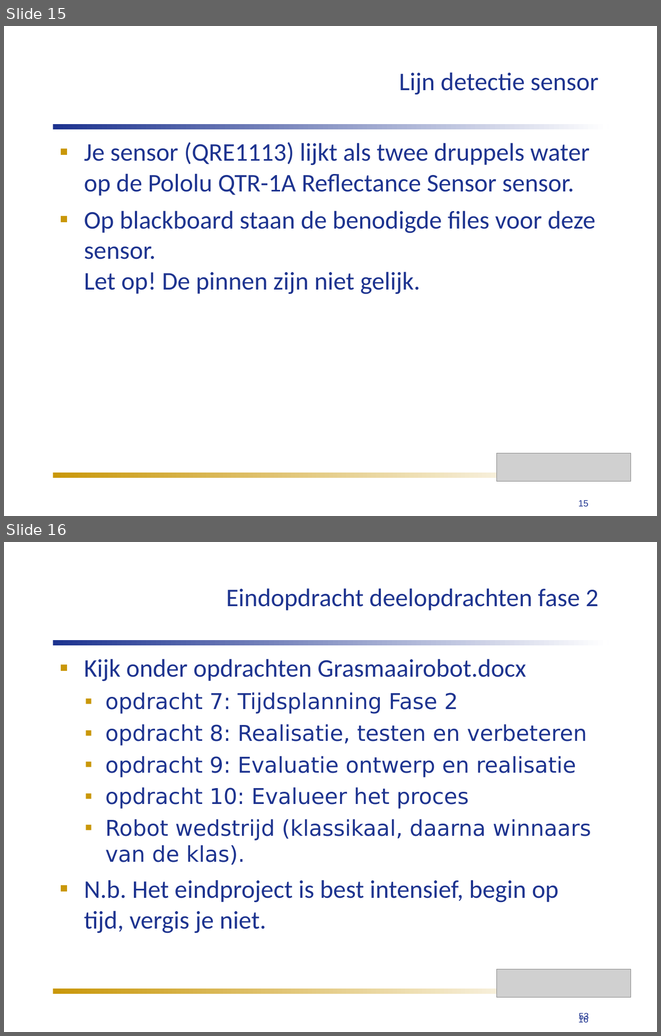
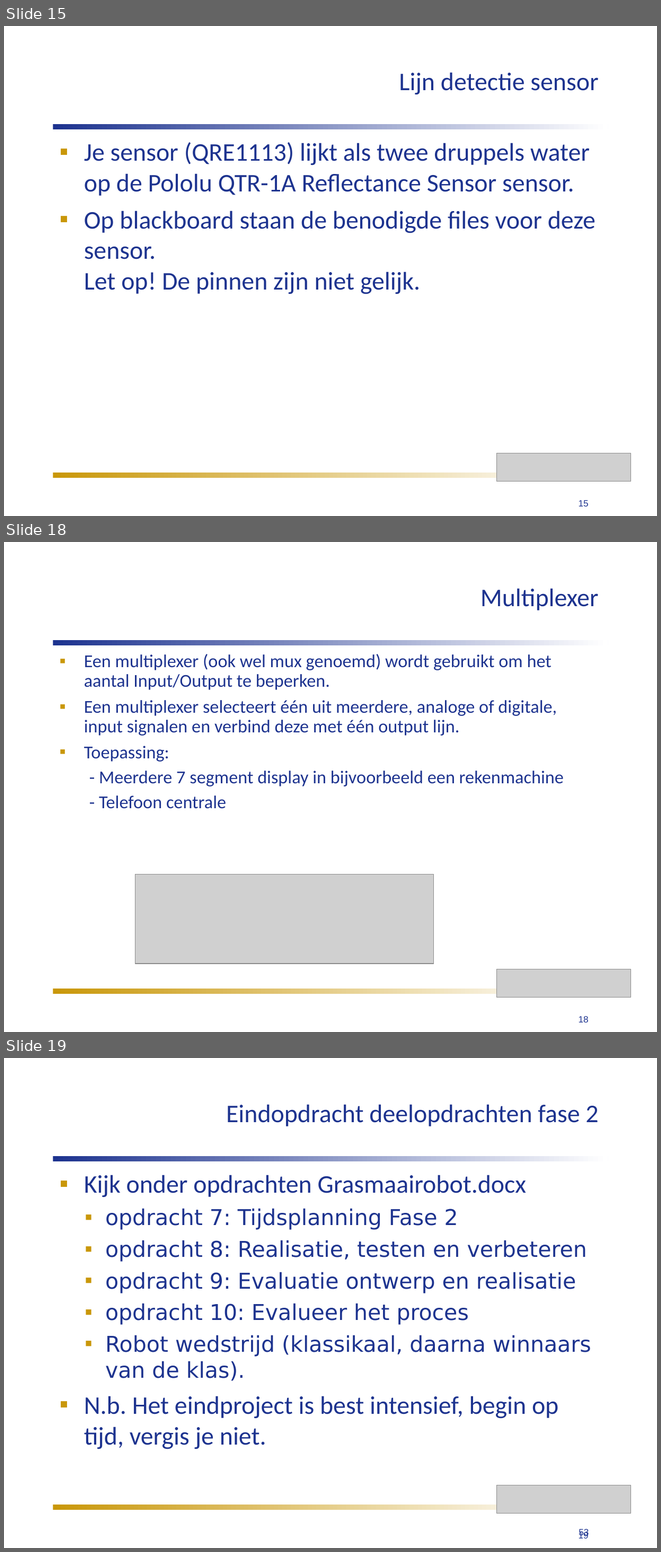
Before and after one commit to humiq/Greendevelopment, a slide deck: trunk/documents/Colleges/ISIROB College 4.ppt. Shown one above the other, each under a label of ours: slides 15 and 16 before the commit, slides 15, 18 and 19 after it; the slides between them are not shown. The pictures are 661x1036 and 661x1552 pixels, drawn with LibreOffice and Linux fonts; fonts in the diff are those of the drawing; grey boxes stand for pictures. Boxes give left, top, right and bottom in pixels: in the first picture for what was removed or moved away, otherwise in the second. Text is boxed around its words. In the diff, an @@ line names an element or a change of style, - is before the commit and + after.

```diff
--- a/trunk/documents/Colleges/ISIROB College 4.ppt
+++ b/trunk/documents/Colleges/ISIROB College 4.ppt
@@ slide 18 added at (4, 542, 657, 1032), background #FFFFFF @@
@@ title added at (480, 588, 599, 610), 28 pt, text #1D338F @@
+Multiplexer
@@ rectangle added at (53, 640, 608, 645), fill gradient #1D338F to #FFFFFF @@
@@ text added at (84, 654, 564, 809), 20 pt, text #1D338F @@
+▪ Een multiplexer (ook wel mux genoemd) wordt gebruikt om het aantal Input/Output te beperken.
+▪ Een multiplexer selecteert één uit meerdere, analoge of digitale, input signalen en verbind deze met één output lijn.
+▪ Toepassing:
+  - Meerdere 7 segment display in bijvoorbeeld een rekenmachine
+  - Telefoon centrale
@@ picture added at (135, 874, 434, 963) @@
@@ picture added at (496, 969, 631, 997) @@
@@ rectangle added at (53, 988, 575, 993), fill gradient #C99709 to #FFFFFF @@
@@ page number added at (579, 1016, 589, 1022), 10 pt, text #1D338F @@
+18
@@ what was slide 16 is now slide 19 @@
@@ page number at (579, 1531, 589, 1538): text changed @@
-16
+19
```
Also in this commit, not shown: 3 slides changed, 3 other slides added, 2 slides removed, 5 other files.
